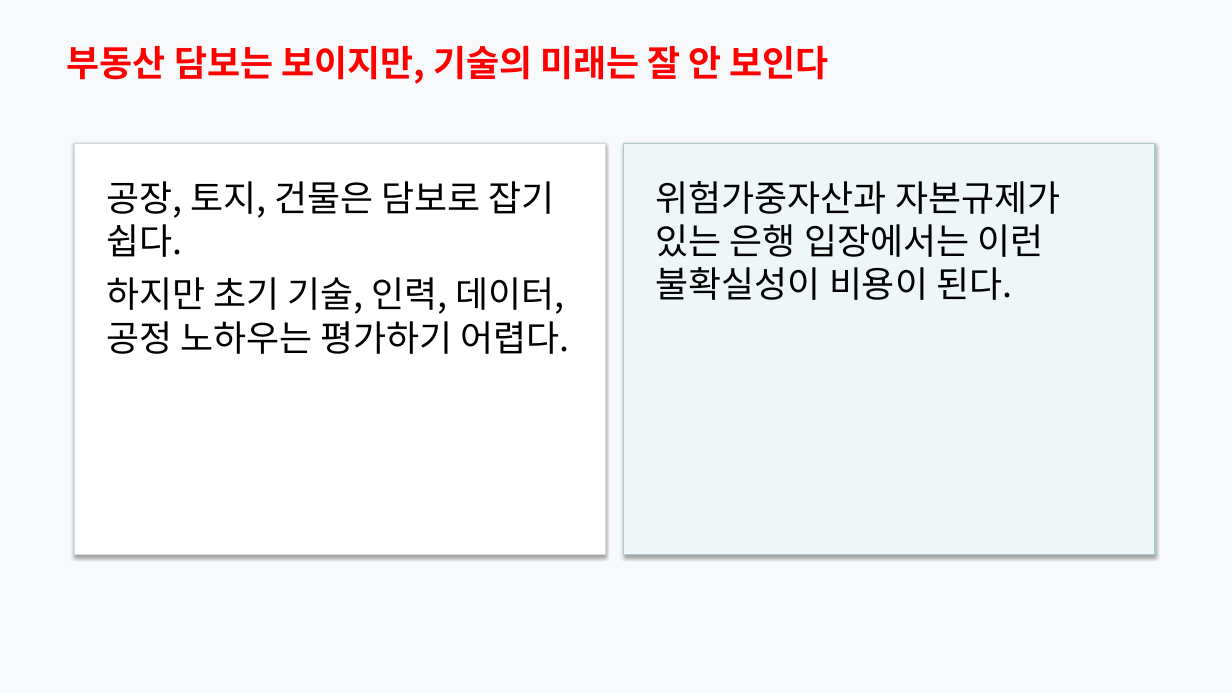
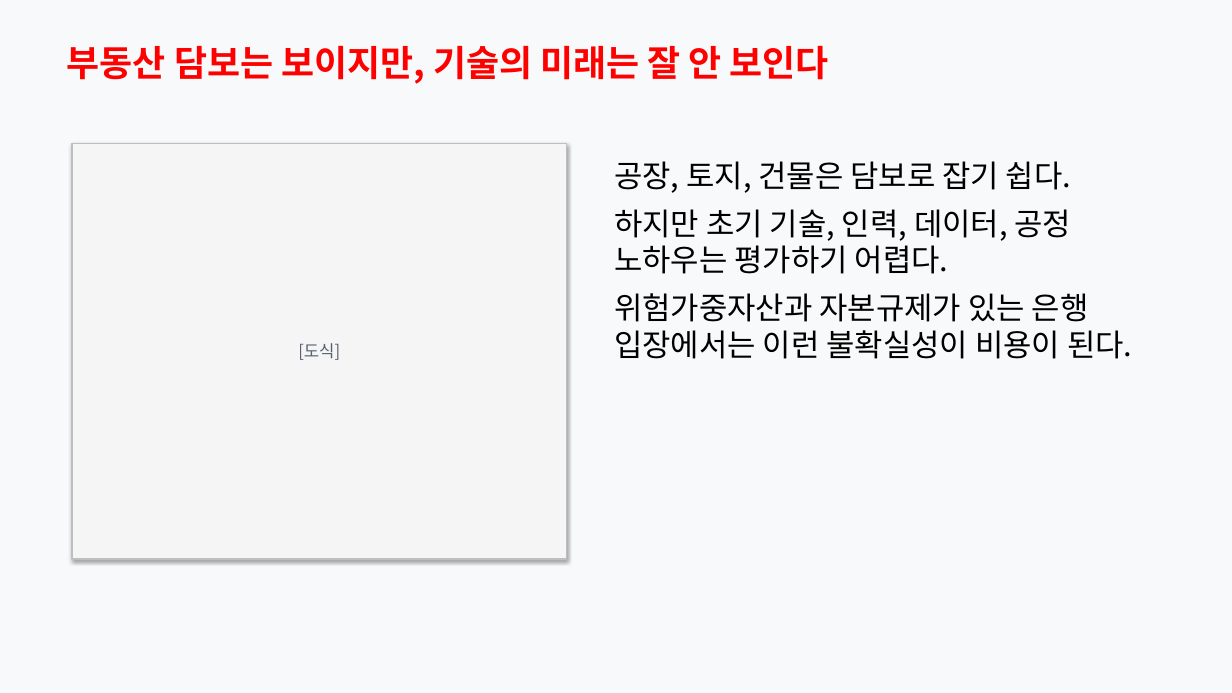
Before and after one commit to Rlearnchan/luddite, a slide deck: slide 9 of outputs/pptx/productive_finance_policy_styled_draft.pptx. Drawn at 1232x693 pixels with LibreOffice and Linux fonts; fonts in the diff are those of the drawing. Boxes give left, top, right and bottom in pixels: in the first picture for what was removed or moved away, otherwise in the second. Text is boxed around its words. In the diff, an @@ line names an element or a change of style, - is before the commit and + after.

```diff
--- a/outputs/pptx/productive_finance_policy_styled_draft.pptx
+++ b/outputs/pptx/productive_finance_policy_styled_draft.pptx
@@ rectangle "[도식]": place and size @@
-rectangle "[도식]" at bbox=[74, 143, 605, 555]
+rectangle "[도식]" at bbox=[72, 143, 567, 559]
@@ rectangle "[도식]" at bbox=[72, 143, 567, 559]: fill #FFFFFF to #F5F5F5; outline #D2D8E0 1 pt to #BEBEBE 1 pt @@
@@ rectangle removed at bbox=[624, 143, 1155, 555] @@
@@ text "공장, 토지, 건물은 담보로 잡기 ...": place and size @@
-text "공장, 토지, 건물은 담보로 잡기 ..." at bbox=[656, 181, 1060, 300]
+text "공장, 토지, 건물은 담보로 잡기 ..." at bbox=[614, 161, 1132, 359]
@@ text at bbox=[614, 161, 1072, 274]: paragraphs added @@
+공장, 토지, 건물은 담보로 잡기 쉽다.
+하지만 초기 기술, 인력, 데이터, 공정 노하우는 평가하기 어렵다.
@@ text removed at bbox=[106, 181, 569, 354] @@
-공장, 토지, 건물은 담보로 잡기 쉽다.
-하지만 초기 기술, 인력, 데이터, 공정 노하우는 평가하기 어렵다.
@@ text at bbox=[614, 293, 1132, 359]: size 28 to 24 pt in "위험가중자산과 자본규제가 있는 은행 입장에서는 이런 불확실성이 ..." @@
@@ text in rectangle at bbox=[298, 343, 340, 360]: text added @@
+[도식]
```
Also in this commit, not shown: 9 other slides changed, 8 other files.
